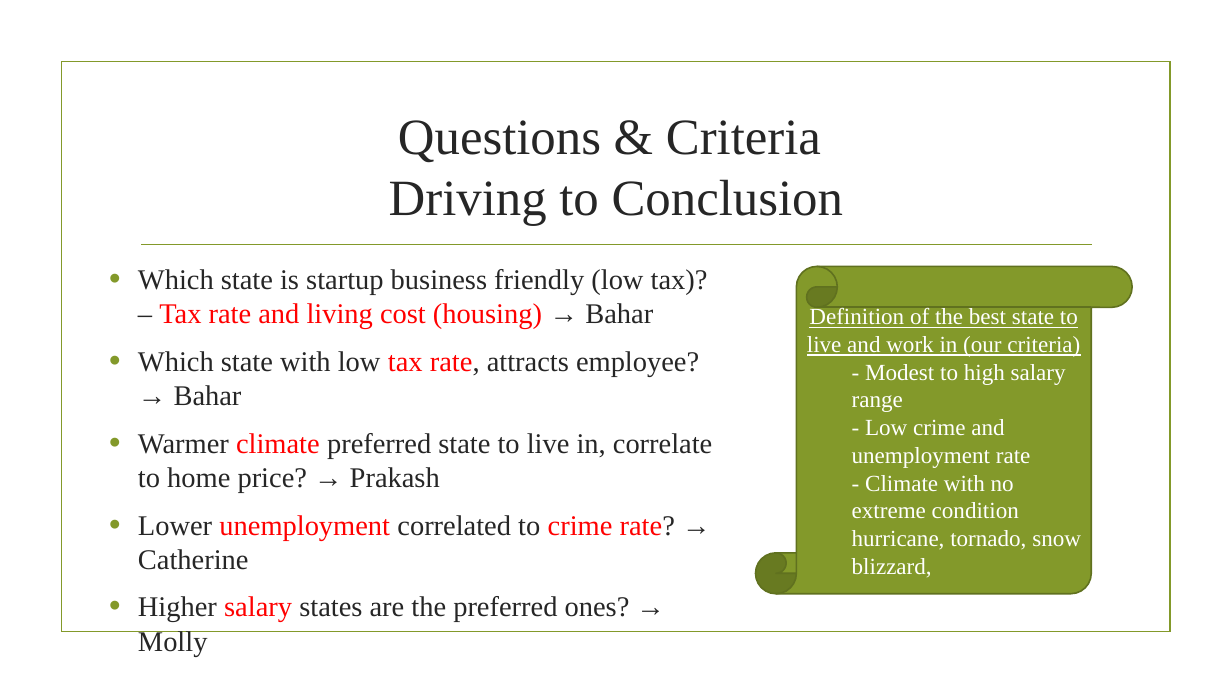
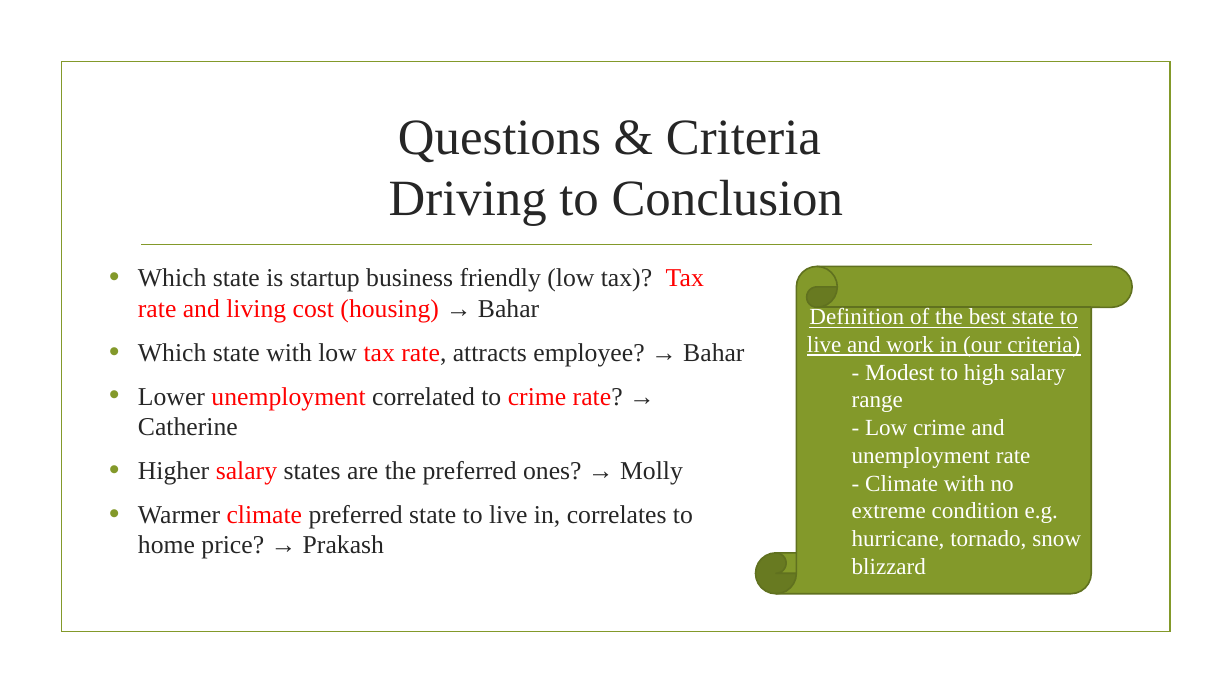
Before and after one commit to prakashbalasubramaniam/The_Incredible_Quad, a slide deck: slide 6 of Working_Presentation.pptx (slide 8 before the commit). Drawn at 1232x693 pixels with LibreOffice and Linux fonts; fonts in the diff are those of the drawing; background and template pictures are left out. Boxes give left, top, right and bottom in pixels: in the first picture for what was removed or moved away, otherwise in the second. Text is boxed around its words. In the diff, an @@ line names an element or a change of style, - is before the commit and + after.

Commit message:
Update Working_Presentation with conclusion and Final Conclusion folder

```diff
--- a/Working_Presentation.pptx
+++ b/Working_Presentation.pptx
@@ text at [138, 268, 704, 323]: text changed; size 22.2 to 20 pt @@
-• Which state is startup business friendly (low tax)? – Tax rate and living cost (housing) → Bahar
+• Which state is startup business friendly (low tax)? Tax rate and living cost (housing) → Bahar
@@ text at [138, 343, 744, 485]: size 22.2 to 20 pt in "Which state with low tax rate, attracts ...", "Lower unemployment correlated to crime rate? → ...", "Higher salary states are the preferred ones? ..." @@
@@ text at [138, 433, 712, 493]: paragraph removed @@
-• Warmer climate preferred state to live in, correlate to home price? → Prakash
@@ text in vertical scroll at [852, 475, 1081, 574]: text changed @@
-  - Climate with no extreme condition hurricane, tornado, snow blizzard,
+  - Climate with no extreme condition e.g. hurricane, tornado, snow blizzard
@@ text at [138, 505, 693, 559]: paragraph added @@
+• Warmer climate preferred state to live in, correlates to home price? → Prakash
```
Also in this commit, not shown: 2 slides added, 7 other files.
